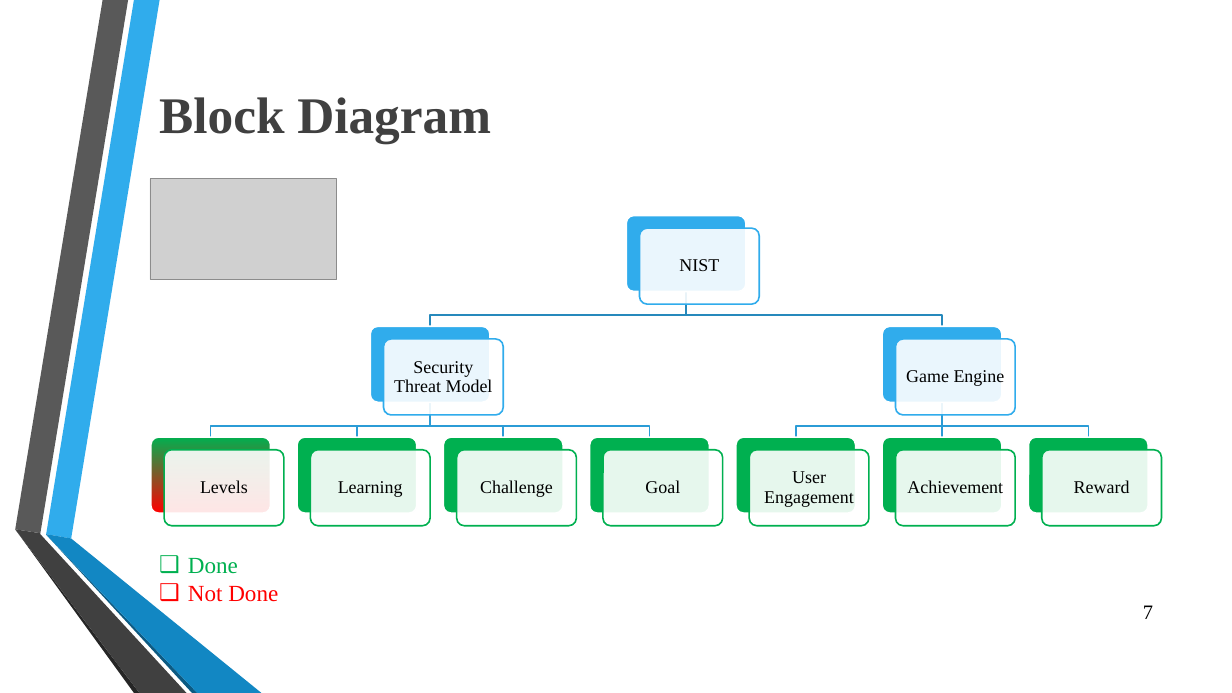
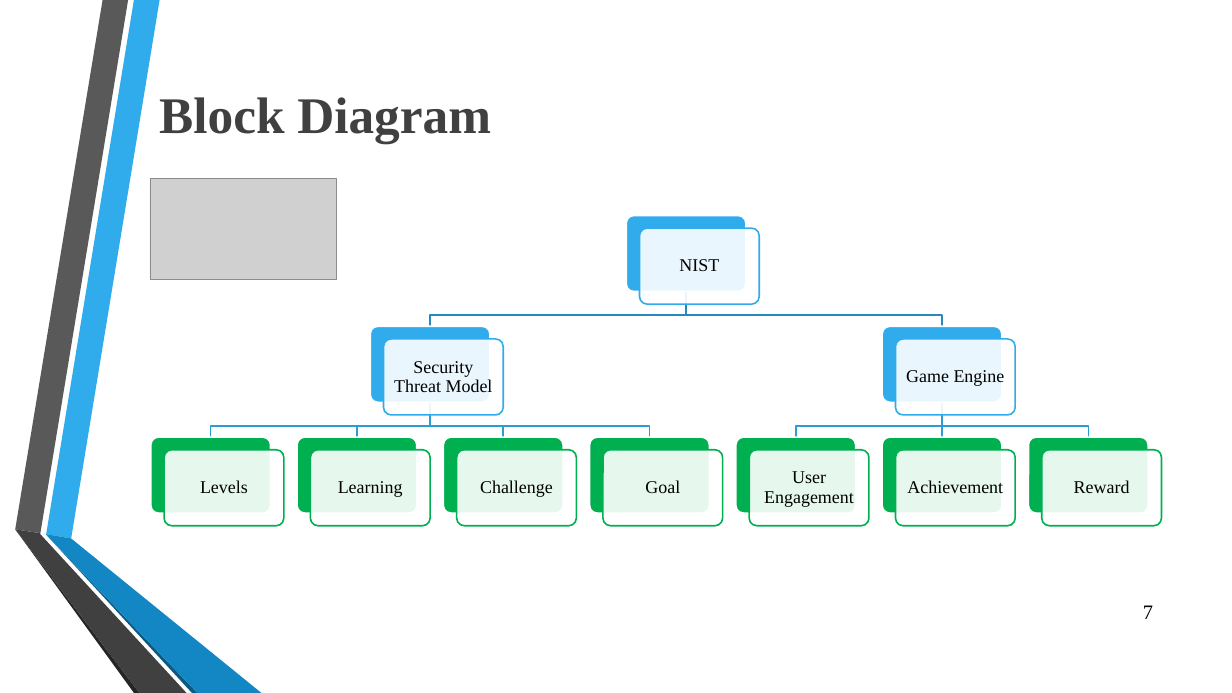
Before and after one commit to OmarSedkyUI/CyberLearningAdventureJunior, a slide deck: slide 8 of Graduation_Project_Presentation_FinalSeminar.pptx. Drawn at 1232x693 pixels with LibreOffice and Linux fonts; fonts in the diff are those of the drawing; grey boxes stand for pictures; background and template pictures are left out. Boxes give left, top, right and bottom in pixels: in the first picture for what was removed or moved away, otherwise in the second. Text is boxed around its words. In the diff, an @@ line names an element or a change of style, - is before the commit and + after.

```diff
--- a/Graduation_Project_Presentation_FinalSeminar.pptx
+++ b/Graduation_Project_Presentation_FinalSeminar.pptx
@@ rounded rectangle at bbox=[151, 437, 271, 513]: fill gradient #00B050 to #FF0000 to #00B050 @@
@@ rounded rectangle at bbox=[165, 450, 285, 526]: outline #FF0000 1.25 pt to #00B050 1.25 pt @@
@@ text removed at bbox=[188, 558, 278, 602] @@
-❑ Done
-❑ Not Done
```
Also in this commit, not shown: 8 other slides changed, 1 slide added.
